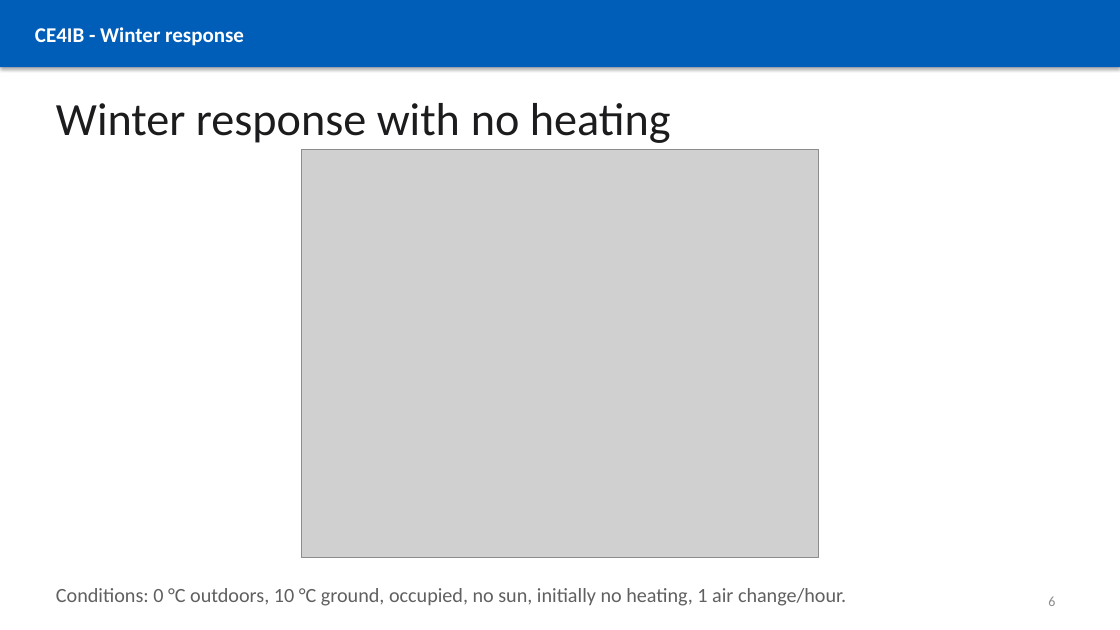
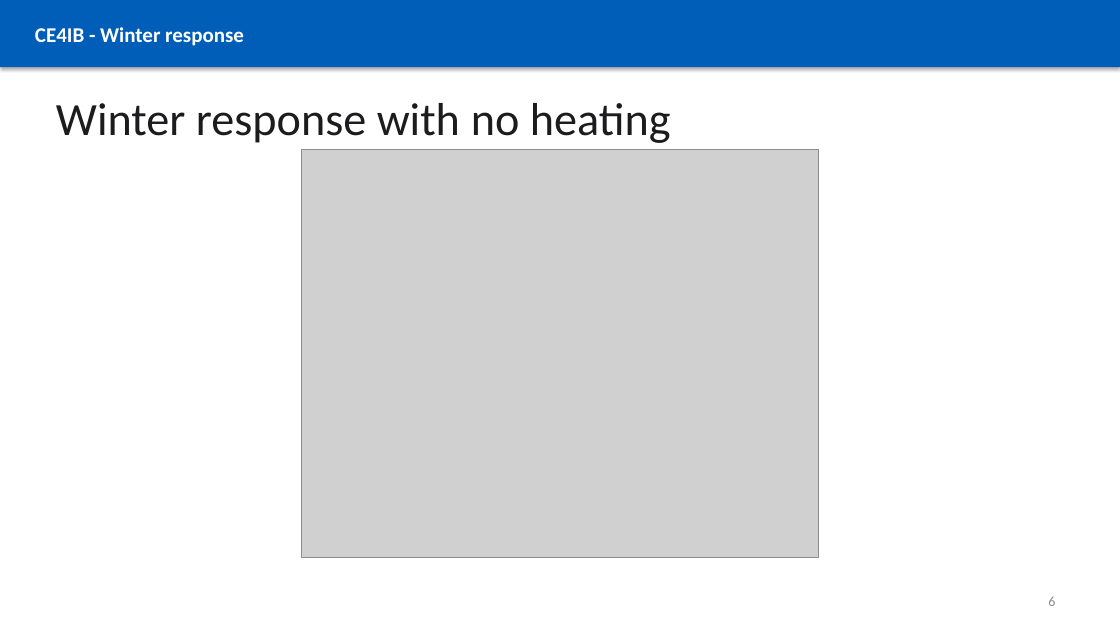
Before and after one commit to linokaiser/CE4IB, a slide deck: slide 6 of presentations/CE4IB_Building_Energy_Simulation.pptx. Drawn at 1120x630 pixels with LibreOffice and Linux fonts; fonts in the diff are those of the drawing; grey boxes stand for pictures. Boxes give left, top, right and bottom in pixels: in the first picture for what was removed or moved away, otherwise in the second. Text is boxed around its words. In the diff, an @@ line names an element or a change of style, - is before the commit and + after.

```diff
--- a/presentations/CE4IB_Building_Energy_Simulation.pptx
+++ b/presentations/CE4IB_Building_Energy_Simulation.pptx
@@ text removed at <box>56,588,846,606</box> @@
-Conditions: 0 °C outdoors, 10 °C ground, occupied, no sun, initially no heating, 1 air change/hour.
```
Also in this commit, not shown: 5 other slides changed, 5 other files.
